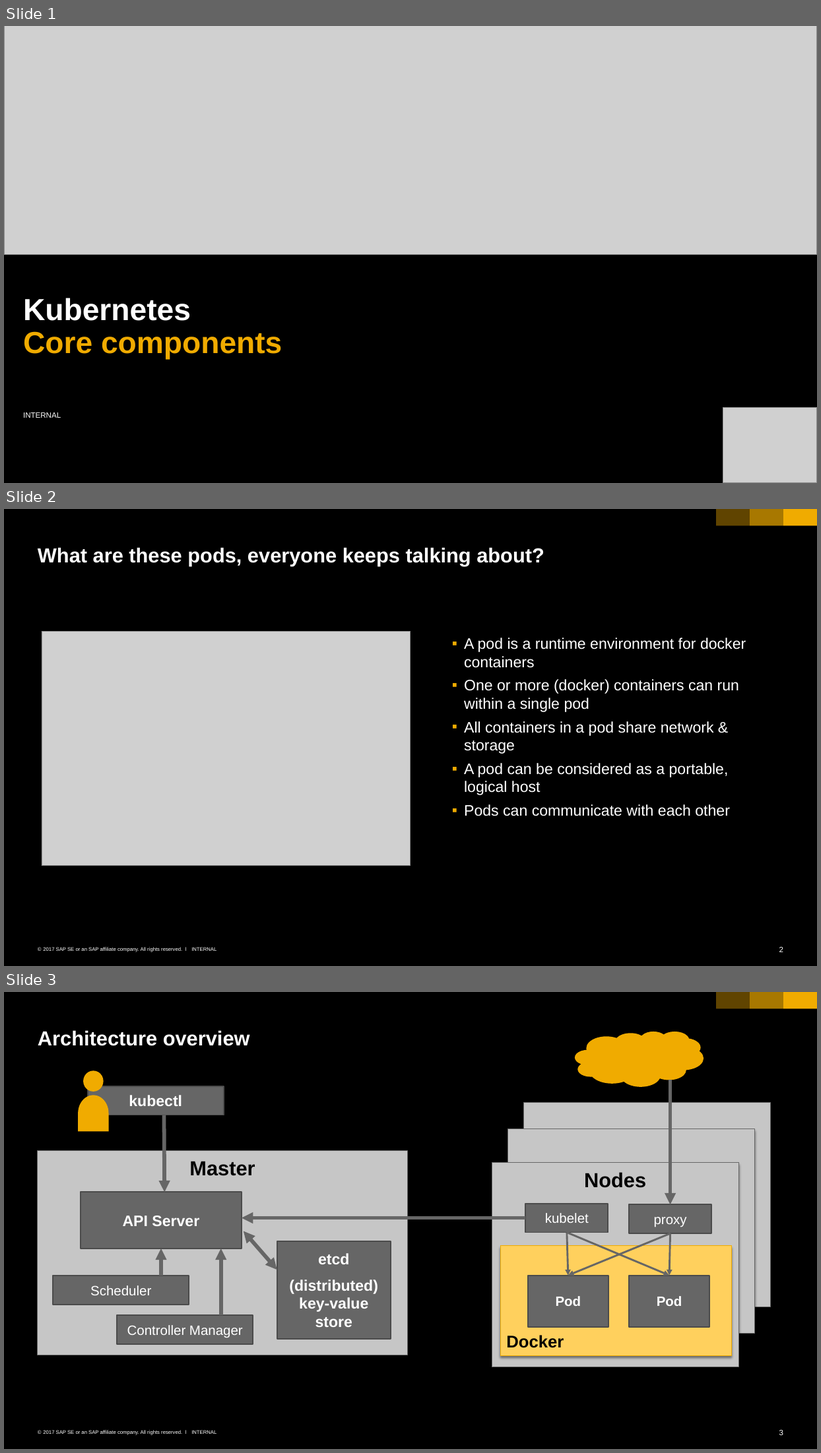
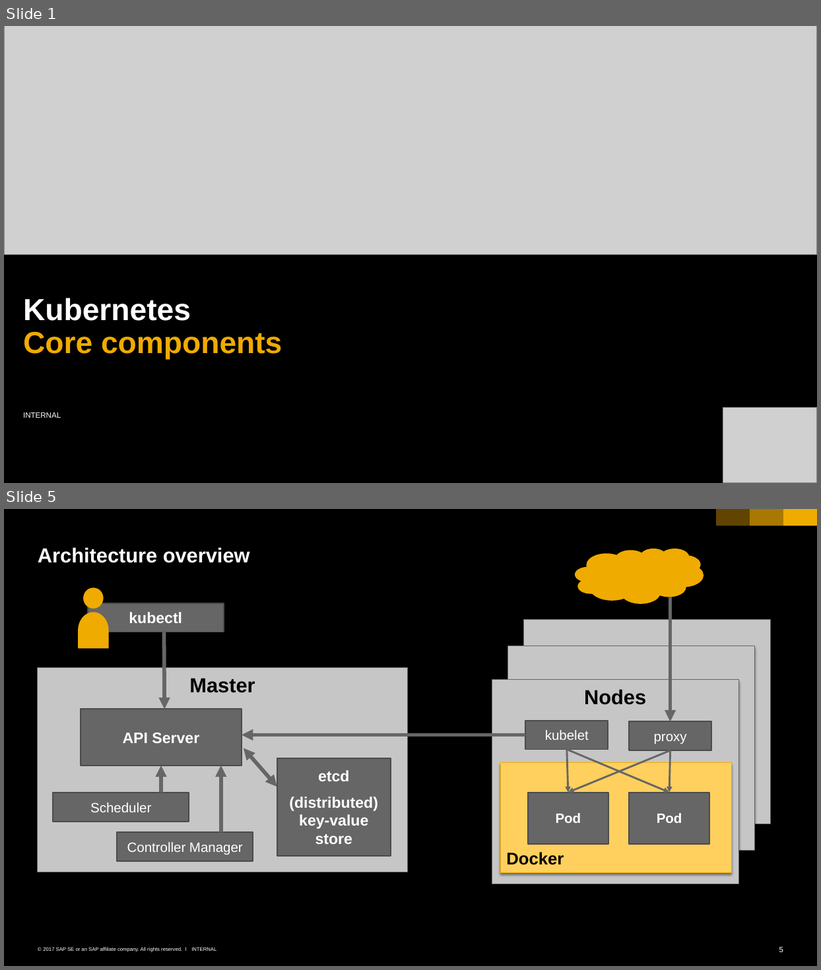
Before and after one commit to cuijiyao01/docker-k8s-training, a slide deck: kubernetes/01_k8s_core_components.pptx. Shown one above the other, each under a label of ours: slides 1, 2 and 3 before the commit, slides 1 and 5 after it; the slides between them are not shown. The pictures are 821x1453 and 821x970 pixels, drawn with LibreOffice and Linux fonts; fonts in the diff are those of the drawing; grey boxes stand for pictures; background and template pictures are left out. Boxes give left, top, right and bottom in pixels: in the first picture for what was removed or moved away, otherwise in the second. Text is boxed around its words. In the diff, an @@ line names an element or a change of style, - is before the commit and + after.

```diff
--- a/kubernetes/01_k8s_core_components.pptx
+++ b/kubernetes/01_k8s_core_components.pptx
@@ slide 2 removed at <box>4,509,817,966</box>, background #000000; not listed: 6 template elements that a slide beside it also shows @@
@@ title removed at <box>38,547,545,566</box> @@
-What are these pods, everyone keeps talking about?
@@ picture removed at <box>42,631,411,865</box> @@
@@ text removed at <box>464,638,746,817</box> @@
-  ▪ A pod is a runtime environment for docker containers
-  ▪ One or more (docker) containers can run within a single pod
-  ▪ All containers in a pod share network & storage
-  ▪ A pod can be considered as a portable, logical host
-  ▪ Pods can communicate with each other
@@ what was slide 3 is now slide 5 @@
@@ page number at <box>780,947,783,953</box>: text changed @@
-3
+5
```
Also in this commit, not shown: 1 slide changed, 6 slides added, 4 other files.
